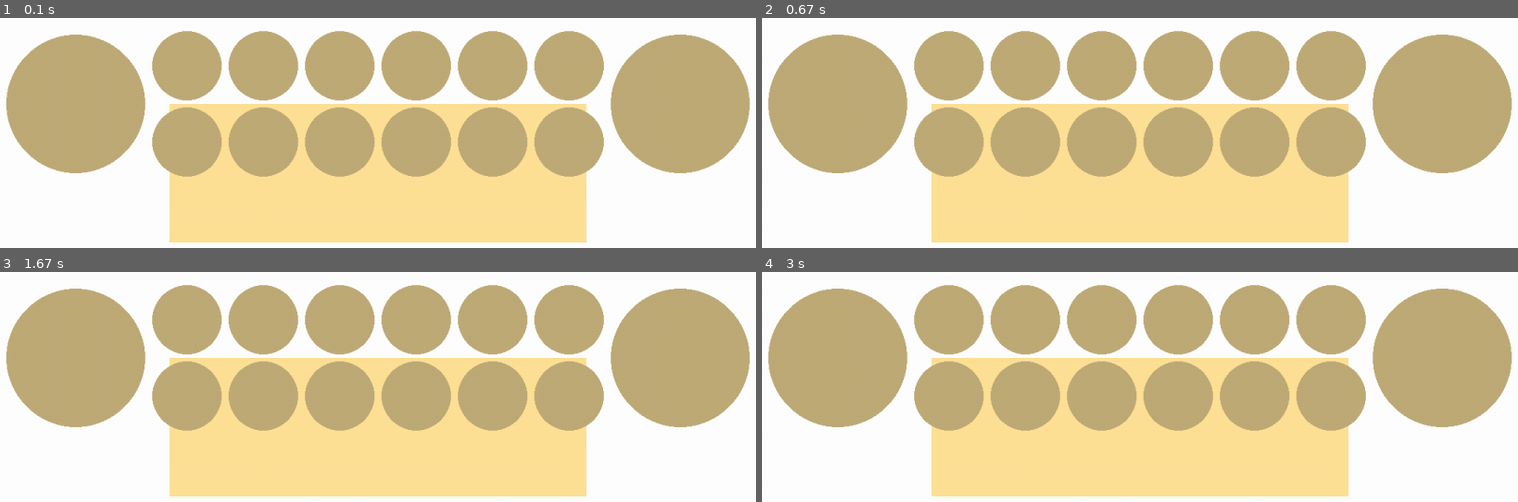
Above: before the commit, frames 1-4 (two rows, left to right).
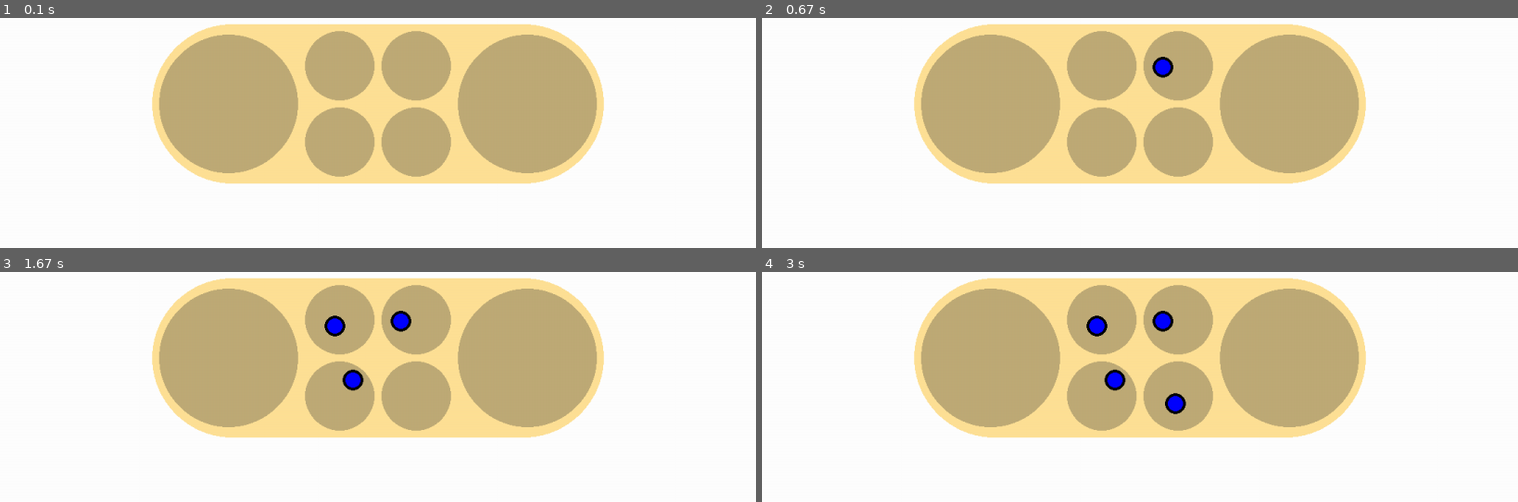
Above: after the commit, the same moments.

Repository: AlpacaDude22/pygame_mancala
Game: pygame game, started from src/game.py
The game is run twice, just before and just after one commit, with the same random seed, the same clock (stepped at 60 frames per second) and the same inputs.
Inputs:
- Up to frame 1 (0.1 s): no input
- Up to frame 2 (0.67 s): no input
- Up to frame 3 (1.67 s): no input
- Up to frame 4 (3 s): no input

The runs differ from the first frame. In frame 1, 47% of the frame differs, in the area x 0-100%, y 2-98%; in frame 2, 47%; in frame 3, 47%; in frame 4, 48%.

Commit message:
finish_board_filling

Diff:
--- a/src/game.py
+++ b/src/game.py
@@ -7,13 +7,14 @@
 
 
 pygame.init()
+pygame.mixer.init()
 
 WINDOW_W, WINDOW_H = 1200, 800
 WHITE = (255, 255, 255)
 SCALE = 10
 PIT_SPACING = 1 * SCALE
 PIT_RADIUS = 5 * SCALE
-NUM_OF_COLUMNS = 6 #TODO MIN 1
+NUM_OF_COLUMNS = 2 #TODO MIN 1
 
 window = pygame.display.set_mode((WINDOW_W, WINDOW_H))
 pygame.display.set_caption("LAN Mancala")
@@ -22,7 +23,13 @@
 
 board = mancala.board.Board(window, 0, 200, SCALE, NUM_OF_COLUMNS) #(0, 0) is the center of the screen
 board.draw_board()
+board.fill_board(1, True)
+
 pygame.display.flip()
+
+
+for Pit in board.pit_list:
+    print(Pit.radius)
 
 
 #GAME LOOP
--- a/src/mancala/board.py
+++ b/src/mancala/board.py
@@ -4,6 +4,10 @@
 
 class Board:
     BROWN_BOARD = (255, 225, 150)
+    SOWING_DELAY = 0.5
+    pit_list = []
+    #seed_sound = pygame.mixer.Sound("\media\plop-fancade.mp3")
+
 
     def __init__(self, window, pos_x, pos_y, scale, columns): #TODO:make columns and pit_spacing optional with default being 6
         self.window = window
@@ -15,17 +19,21 @@
         self.columns = columns
 
     def draw_board(self):
-        ANIMATE_TIME_STEP = 0.03
+        ANIMATE_TIME_STEP = 0.25
         window_w = self.window.get_width()
         window_h = self.window.get_height()
 
 
         #Draw board surface
-        rect = (window_w/2 - self.pos_x - (self.pit_radius * self.columns), window_h/2 - self.pos_y, self.pit_radius * self.columns * 2, 200)
-        pygame.draw.rect(self.window, self.BROWN_BOARD, rect)
+        rect_x = window_w/2 + self.pos_x - (self.pit_spacing * 1.5) - (self.pit_radius * 4) - (self.pit_radius * self.columns) - + (self.pit_spacing * self.columns * 0.5)
+        rect_y = window_h/2 - (self.pit_spacing * 1.5) - (self.pit_radius * 2) - self.pos_y
+        rect_w = (self.pit_spacing * 3) + (self.pit_radius * 8) + (self.pit_radius * 2 * self.columns) + (self.pit_spacing * self.columns)
+        rect_h = (self.pit_radius * 4) + (self.pit_spacing * 3)
+        rect = (rect_x, rect_y, rect_w, rect_h)
+        pygame.draw.rect(self.window, self.BROWN_BOARD, rect, 0, 125)
 
         #Draw Pits
-        _pit_x = (window_w/2 - ((self.pit_radius * (self.columns - 1)) + (((self.columns -1)/2) * self.pit_spacing)))
+        _pit_x = (window_w/2) + (self.pit_radius * (self.columns - 1)) + (self.pit_spacing * (self.columns * 0.5 - 0.5))
         _pit_y = (window_h/2) - self.pos_y
         _bank_spacing = window_w/2 - ((self.pit_radius * (self.columns - 1)) + (((self.columns -1)/2) * self.pit_spacing))
 
@@ -33,27 +41,48 @@
         for pit_count in range(0, self.columns):
             #time.sleep(ANIMATE_TIME_STEP)
 
-            pit.Pit(self.window, _pit_x, (_pit_y - self.pit_radius - (self.pit_spacing/2)), self.pit_radius)
-            _pit_x = _pit_x + (self.pit_radius * 2) + self.pit_spacing
-
-            #pygame.display.flip()
-
-        #Draw Bank Right
-        _bank_radius = self.pit_radius * 2
-        pit.Pit(self.window, _pit_x + self.pit_radius, _pit_y, _bank_radius)
-
-        #Draw bottom row
-        _pit_x = _pit_x - ((self.pit_radius * 2) + self.pit_spacing)
-        for pit_count in range(0, self.columns):
-            #time.sleep(ANIMATE_TIME_STEP)
-
-            pit.Pit(self.window, _pit_x, (_pit_y + self.pit_radius + (self.pit_spacing/2)), self.pit_radius)
+            _pit_temp = pit.Pit(self.window, _pit_x, (_pit_y - self.pit_radius - (self.pit_spacing/2)), self.pit_radius)
+            _pit_temp.draw_pit()
+            self.pit_list.append(_pit_temp)
             _pit_x = _pit_x - ((self.pit_radius * 2) + self.pit_spacing)
 
             #pygame.display.flip()
 
         #Draw Bank Right
         _bank_radius = self.pit_radius * 2
-        pit.Pit(self.window, _pit_x - self.pit_radius, _pit_y, _bank_radius)
+        _bank_1 = pit.Pit(self.window, _pit_x - self.pit_radius, _pit_y, _bank_radius)
+        _bank_1.draw_pit()
+        self.pit_list.append(_bank_1)
 
-        #pygame.display.flip()
+        #Draw bottom row
+        _pit_x = _pit_x + ((self.pit_radius * 2) + self.pit_spacing)
+        for pit_count in range(0, self.columns):
+            #time.sleep(ANIMATE_TIME_STEP)
+
+            _pit_temp = pit.Pit(self.window, _pit_x, (_pit_y + self.pit_radius + (self.pit_spacing/2)), self.pit_radius)
+            _pit_temp.draw_pit()
+            self.pit_list.append(_pit_temp)
+            _pit_x = _pit_x + ((self.pit_radius * 2) + self.pit_spacing)
+
+            #pygame.display.flip()
+
+        #Draw Bank Right
+        _bank_radius = self.pit_radius * 2
+        _bank_2 = pit.Pit(self.window, _pit_x + self.pit_radius, _pit_y, _bank_radius)
+        _bank_2.draw_pit()
+        self.pit_list.insert(0, _bank_2)
+
+
+
+    def fill_board(self, seeds_per_pit, animation):
+        _bank_1 = 0
+        _bank_2 = self.columns + 1
+
+        for index, Pit in enumerate(self.pit_list):
+            if index == _bank_1 or index == _bank_2:
+                continue
+            if animation:
+                pygame.display.flip()
+                time.sleep(self.SOWING_DELAY)
+
+            Pit.add_seed()
--- a/src/mancala/pit.py
+++ b/src/mancala/pit.py
@@ -1,4 +1,6 @@
 import pygame
+import random
+from . import seed
 
 class Pit:
     COLOR = (191, 171, 119)
@@ -10,4 +12,14 @@
         self.pos_y = pos_y
         self.radius = radius
 
-        pygame.draw.circle(window, self.COLOR, (pos_x, pos_y), radius)
+
+    def draw_pit(self):
+        pygame.draw.circle(self.window, self.COLOR, (self.pos_x, self.pos_y), self.radius)
+
+    def add_seed(self):
+        random_lbound = round(self.radius * -0.5)
+        random_ubound = round(self.radius * 0.5)
+        random_offset_x = random.randint(random_lbound, random_ubound)
+        random_offset_y = random.randint(random_lbound, random_ubound)
+        seed_1 = seed.Seed(self, self.pos_x + random_offset_x, self.pos_y + random_offset_y)
+        seed_1.draw_seed()
--- a/src/mancala/seed.py
+++ b/src/mancala/seed.py
@@ -1,7 +1,20 @@
 
-
+from . import pit
+import pygame
 
 class Seed:
 
-    def __init__(self, pos_x, pos_y):
+    COLOR = (0, 0, 255)
+    BLACK = (0, 0, 0)
+
+    def __init__(self, Pit, pos_x, pos_y):
+        self.Pit = Pit
+        self.pos_x = pos_x
+        self.pos_y = pos_y
+        self.radius = self.Pit.radius * 0.3
+        self.outline_w = 4
         pass
+
+    def draw_seed(self):
+        pygame.draw.circle(self.Pit.window, self.COLOR, (self.pos_x, self.pos_y), self.radius)
+        pygame.draw.circle(self.Pit.window, self.BLACK, (self.pos_x, self.pos_y), self.radius, self.outline_w)
Not shown, added: media/plop-fancade.mp3
